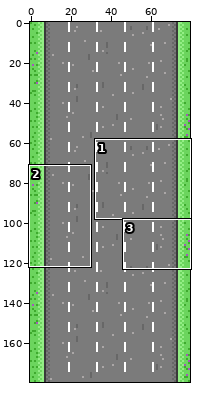
File history of a sprite sheet, assets/Background.png. Above, an overview of the earlier version with the close-up marked.
Close-up. Before:
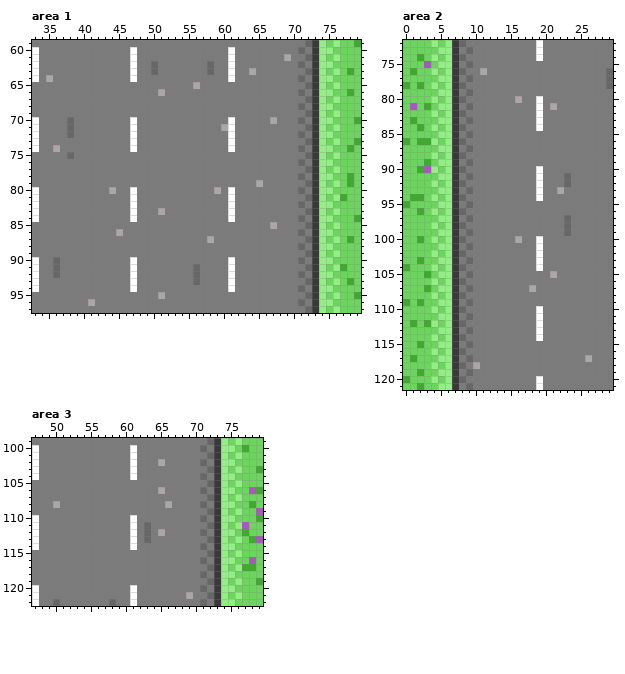
The file is 80x180 pixels. Shown: area 1: x 33..79, y 59..97; area 2: x 0..29, y 72..121; area 3: x 47..79, y 99..122.
The same view after the edit:
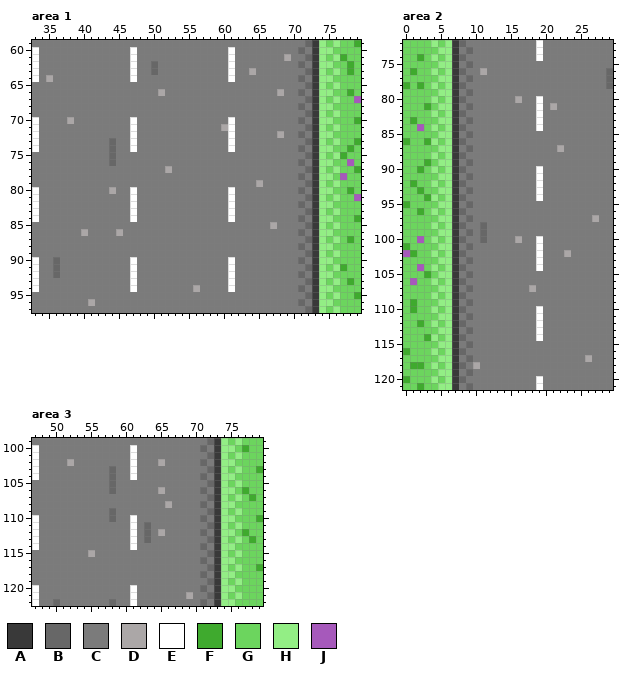
Palette (. is transparent): A #393939  B #676767  C #7b7b7b  D #aba7a7  E #ffffff  F #3faa2e  G #6cd55e  H #93ee85  J #a659bb
Edits made:
Changed rows in their new state; - is an unchanged pixel.
Area 1:
first column x 36:
61 -----------------------------------------F--
62 ----------------------C-------------------F-
63 ----------------------C---------------------
65 --------------------C-----------------------
66 --------------------------------D-----------
67 -------------------------------------------J
70 --D----------------------------C------------
71 --C-----------------------------------------
72 --C-----------------------------D-----------
73 --------B-----------------------------------
74 C-------B-----------------------------------
75 --C-----B--------------------------------F--
76 --------B---------------------------------J-
77 ----------------D--------------------------F
78 -----------------------------------------JG-
79 ------------------------------------------G-
80 -----------------------C------------------F-
81 -----------------------------------------G-J
83 ---------------C----------------------------
86 ----D---------------------------------------
87 ----------------------C---------------------
first column x 51:
91 -----C
92 -----C
93 -----C
94 -----D
95 C-----
Area 2:
first column x 3:
 75 G
first column x 0:
 81 -G--------------------------
 84 --J-------------------------
 86 --G-------------------------
 87 ----------------------D-----
 90 ---G------------------------
 91 -----------------------C----
 92 -F---------------------C----
 93 --F-------------------C-----
 94 -GGF------------------------
 97 -----------------------C---D
 98 -----------B-----------C----
 99 -----------B-----------C----
100 --J--------B----------------
101 F---------------------------
102 JF---------------------D----
103 --G-------------------------
104 G-J-------------------------
105 ---------------------C------
106 -J--------------------------
107 ---G------------------------
109 GFG-------------------------
110 -F--------------------------
112 -GFG------------------------
114 ---F------------------------
115 --G-------------------------
116 F---------------------------
117 -G--------------------------
118 -FF-------------------------
119 --G-------------------------
Area 3:
first column x 50:
102 --D---------------------------
103 --------B---------------------
104 --------B---------------------
105 --------B---------------------
106 --------B------------------FGG
107 ----------------------------F-
108 C---------------------------G-
109 --------B--------------------G
110 --------B---------------------
111 ---------------------------G--
113 -----------------------------G
115 -----D------------------------
116 ----------------------------G-
117 ---------------------------GGF
119 -----------------------------G
